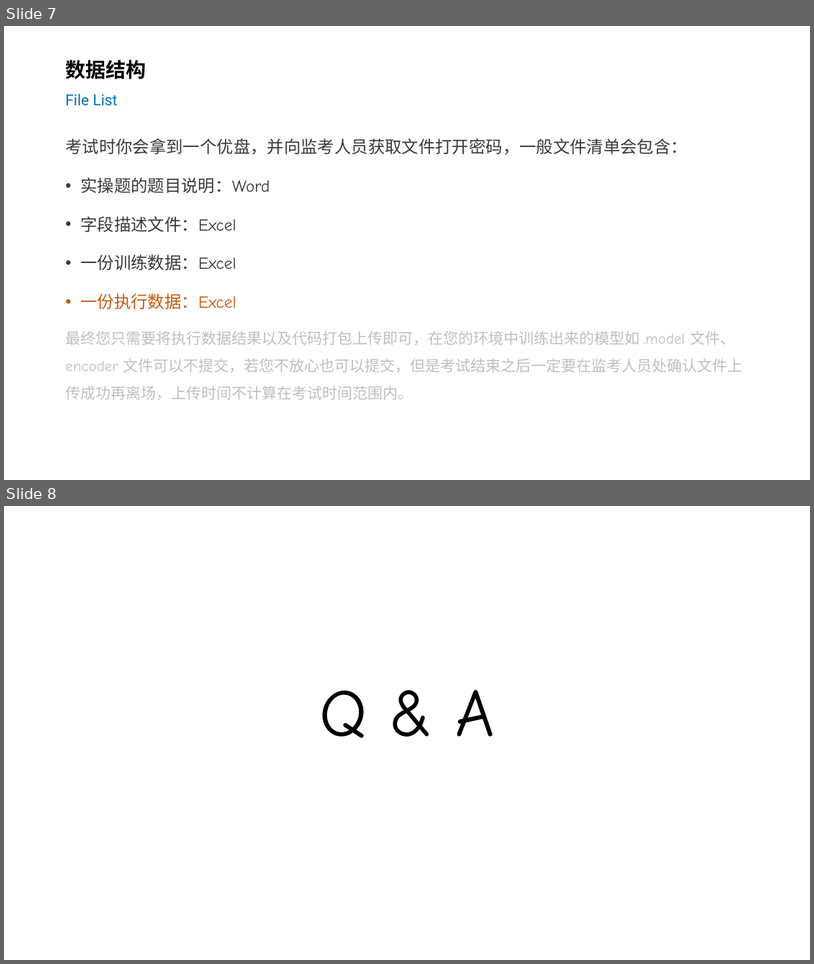
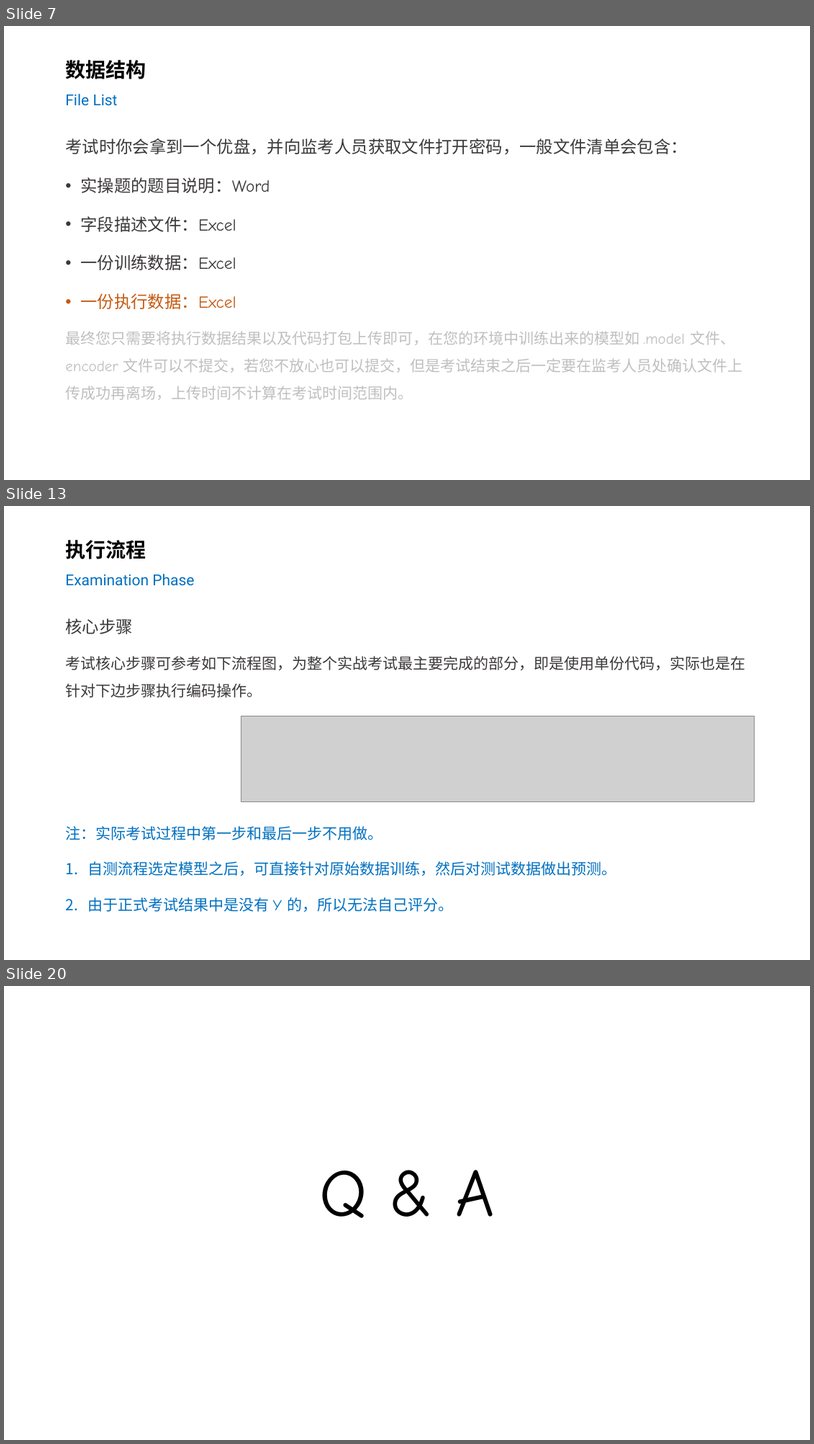
Before and after one commit to silentbalanceyh/cda-exam, a slide deck: ppt/01.基本准备.pptx. Shown one above the other, each under a label of ours: slides 7 and 8 before the commit, slides 7, 13 and 20 after it; the slides between them are not shown. The pictures are 814x964 and 814x1444 pixels, drawn with LibreOffice and Linux fonts; fonts in the diff are those of the drawing; grey boxes stand for pictures; background and template pictures are left out. Boxes give left, top, right and bottom in pixels: in the first picture for what was removed or moved away, otherwise in the second. Text is boxed around its words. In the diff, an @@ line names an element or a change of style, - is before the commit and + after.

```diff
--- a/ppt/01.基本准备.pptx
+++ b/ppt/01.基本准备.pptx
@@ slide 13 added at (x1=4, y1=506, x2=810, y2=960), background #FFFFFF @@
@@ title added at (x1=65, y1=540, x2=194, y2=586), 18 pt, text #0070C0 @@
+执行流程
+Examination Phase
@@ text added at (x1=65, y1=618, x2=746, y2=911), 18 pt, text #0070C0 @@
+核心步骤
+考试核心步骤可参考如下流程图，为整个实战考试最主要完成的部分，即是使用单份代码，实际也是在针对下边步骤执行编码操作。
+注：实际考试过程中第一步和最后一步不用做。
+1. 自测流程选定模型之后，可直接针对原始数据训练，然后对测试数据做出预测。
+2. 由于正式考试结果中是没有 Y 的，所以无法自己评分。
@@ picture added at (x1=241, y1=716, x2=756, y2=802) @@
@@ what was slide 8 is now slide 20 @@
```
Also in this commit, not shown: 11 other slides added.
